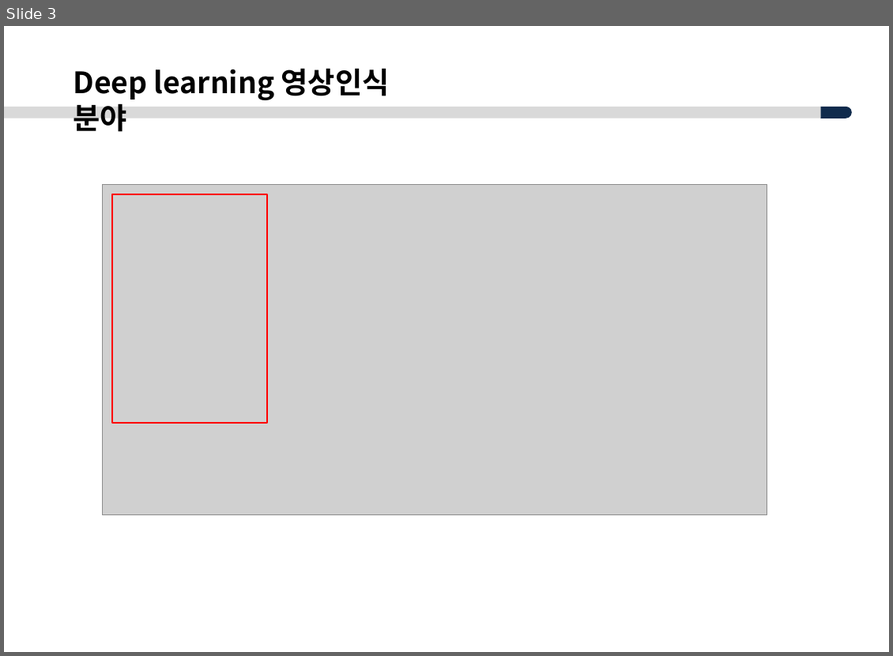
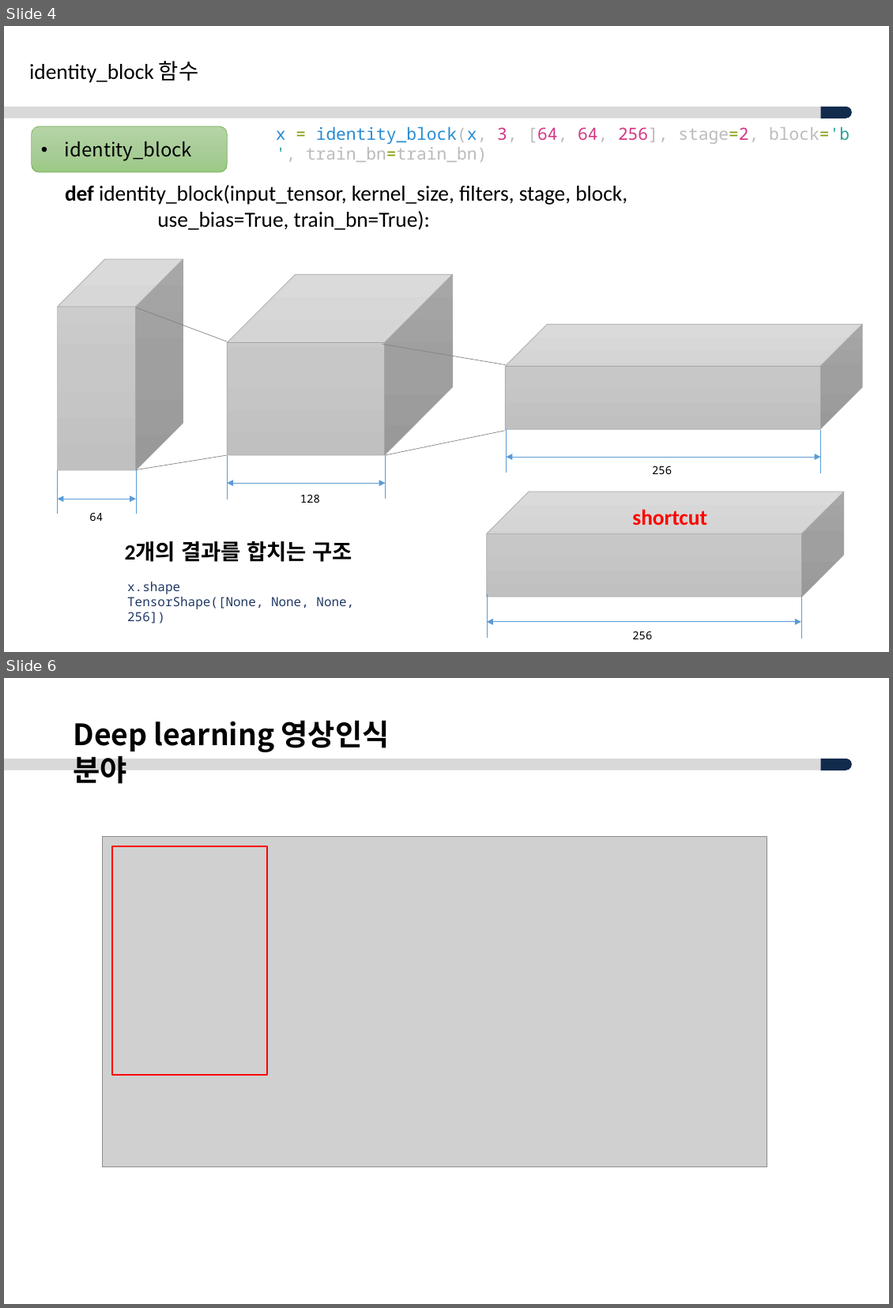
Before and after one commit to ksyoon70/Mask-RCNN-TF2, a slide deck: Masked-RCNN_분석_V1.0.pptx. Shown one above the other, each under a label of ours: slide 3 before the commit, slides 4 and 6 after it; the slides between them are not shown. The pictures are 893x656 and 893x1308 pixels, drawn with LibreOffice and Linux fonts; fonts in the diff are those of the drawing; grey boxes stand for pictures; background and template pictures are left out. Boxes give left, top, right and bottom in pixels: in the first picture for what was removed or moved away, otherwise in the second. Text is boxed around its words. In the diff, an @@ line names an element or a change of style, - is before the commit and + after.

```diff
--- a/Masked-RCNN_분석_V1.0.pptx
+++ b/Masked-RCNN_분석_V1.0.pptx
@@ slide 4 added at bbox=[4, 26, 889, 652], background #FFFFFF; not listed: 2 template elements that a slide beside it also shows @@
@@ text added at bbox=[29, 61, 198, 83], 20.5 pt, text #000000 @@
+identity_block 함수
@@ rounded rectangle added at bbox=[31, 126, 227, 173], fill gradient #B5D5A7 to #AACE9A to #9CC987, outline #70AD47 0.5 pt, 18 pt, text #000000 @@
+• identity_block
@@ text added at bbox=[276, 127, 849, 162], 16 pt, text #BBBBBB @@
+x = identity_block(x, 3, [64, 64, 256], stage=2, block='b', train_bn=train_bn)
@@ text added at bbox=[65, 185, 627, 230], 20.5 pt, text #000000 @@
+def identity_block(input_tensor, kernel_size, filters, stage, block,
+use_bias=True, train_bn=True):
@@ cube added at bbox=[58, 259, 183, 470], fill gradient #D2D2D2 to #C8C8C8 to #C0C0C0, outline #A5A5A5 0.5 pt @@
@@ cube added at bbox=[228, 274, 453, 455], fill gradient #D2D2D2 to #C8C8C8 to #C0C0C0, outline #A5A5A5 0.5 pt @@
@@ line added from (136, 307) to (228, 342), #808080 0.5 pt @@
@@ cube added at bbox=[505, 324, 862, 430], fill gradient #D2D2D2 to #C8C8C8 to #C0C0C0, outline #A5A5A5 0.5 pt @@
@@ line added from (382, 344) to (505, 364), #808080 0.5 pt @@
@@ line added from (70, 412) to (70, 456), #5B9BD5 0.5 pt @@
@@ line added from (386, 455) to (505, 430), #808080 0.5 pt @@
@@ line added from (506, 430) to (506, 472), #5B9BD5 0.5 pt @@
@@ line added from (821, 430) to (821, 473), #5B9BD5 0.5 pt @@
@@ line added from (58, 470) to (58, 513), #5B9BD5 0.5 pt @@
@@ line added from (136, 470) to (136, 513), #5B9BD5 0.5 pt @@
@@ line added from (136, 469) to (228, 455), #808080 0.5 pt @@
@@ line added from (228, 456) to (228, 499), #5B9BD5 0.5 pt @@
@@ line added from (386, 455) to (386, 498), #5B9BD5 0.5 pt @@
@@ double arrow added from (506, 457) to (821, 457), #5B9BD5 0.5 pt @@
@@ text added at bbox=[652, 466, 672, 474], 10.5 pt, text #000000 @@
+256
@@ double arrow added from (58, 498) to (136, 498), #5B9BD5 0.5 pt @@
@@ double arrow added from (228, 483) to (386, 483), #5B9BD5 0.5 pt @@
@@ text added at bbox=[300, 494, 320, 502], 10.5 pt, text #000000 @@
+128
@@ cube added at bbox=[487, 491, 844, 596], fill gradient #D2D2D2 to #C8C8C8 to #C0C0C0, outline #A5A5A5 0.5 pt @@
@@ text added at bbox=[89, 513, 103, 521], 10.5 pt, text #000000 @@
+64
@@ text added at bbox=[632, 509, 707, 524], 20.5 pt, text #FF0000, bold @@
+shortcut
@@ text added at bbox=[125, 540, 352, 562], 20.5 pt, text #000000, bold @@
+2개의 결과를 합치는 구조
@@ text added at bbox=[127, 581, 354, 623], 12 pt, text #203864 @@
+x.shape
+TensorShape([None, None, None, 256])
@@ line added from (487, 594) to (487, 637), #5B9BD5 0.5 pt @@
@@ line added from (801, 595) to (801, 638), #5B9BD5 0.5 pt @@
@@ double arrow added from (487, 622) to (801, 622), #5B9BD5 0.5 pt @@
@@ text added at bbox=[632, 631, 652, 639], 10.5 pt, text #000000 @@
+256
@@ what was slide 3 is now slide 6 @@
```
Also in this commit, not shown: 1 slide changed, 2 other slides added, 2 other files.
